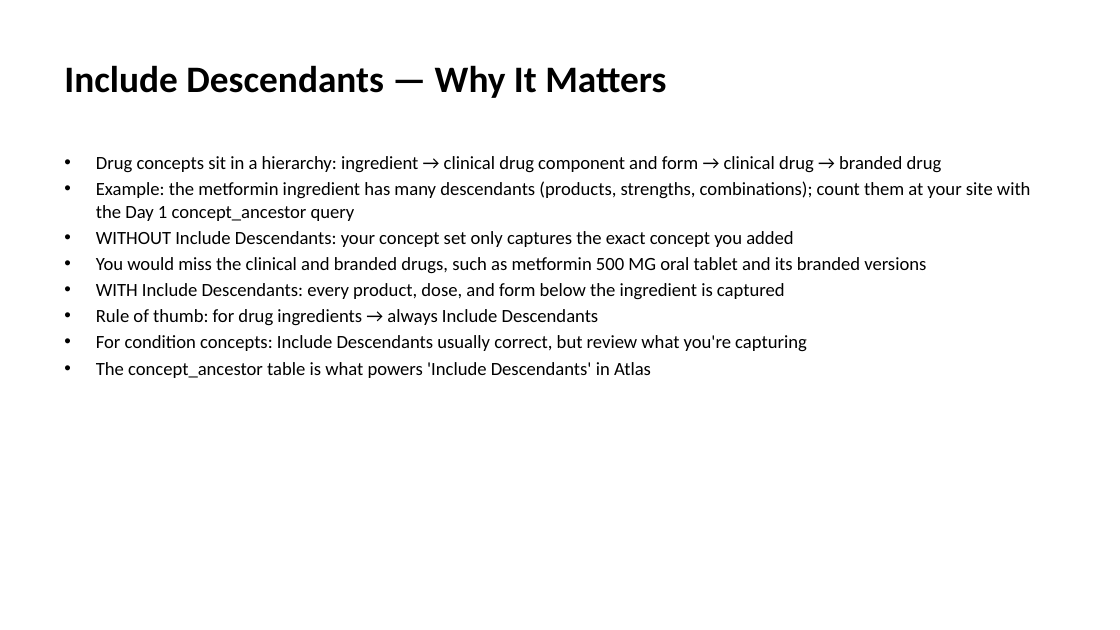
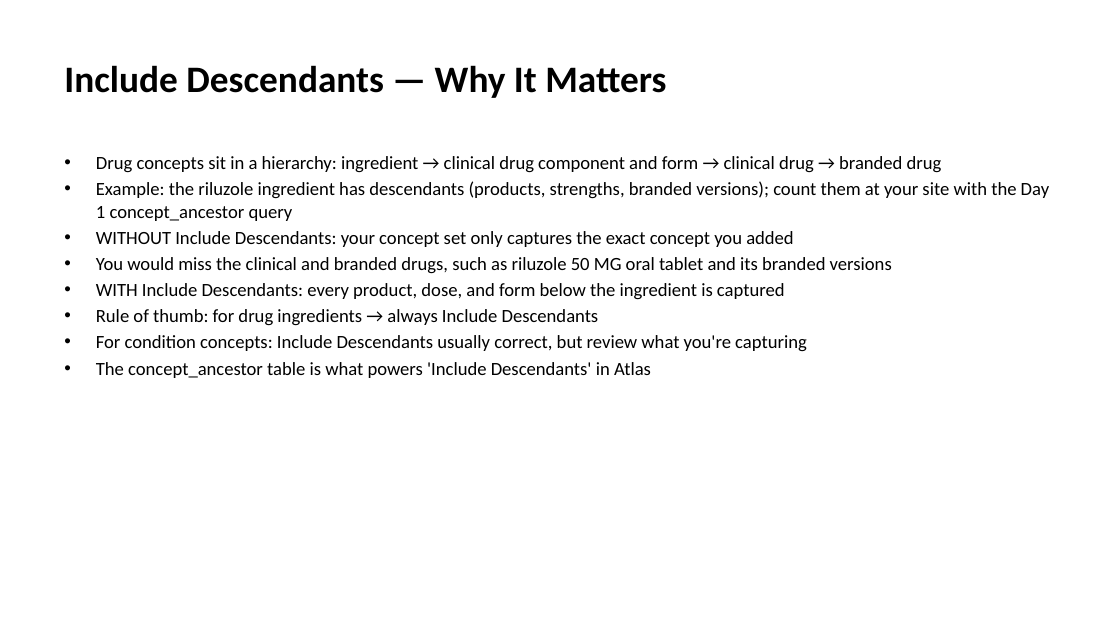
Before and after one commit to ALSTDI/ALS-RWE, a slide deck: slide 17 of docs/free-rwe-resources/train-the-trainer/training/day-02-vocab-dqd/kit/Instructor-Deck-with-Notes.pptx. Drawn at 1120x630 pixels with LibreOffice and Linux fonts; fonts in the diff are those of the drawing. Boxes give left, top, right and bottom in pixels: in the first picture for what was removed or moved away, otherwise in the second. Text is boxed around its words. In the diff, an @@ line names an element or a change of style, - is before the commit and + after.

```diff
--- a/docs/free-rwe-resources/train-the-trainer/training/day-02-vocab-dqd/kit/Instructor-Deck-with-Notes.pptx
+++ b/docs/free-rwe-resources/train-the-trainer/training/day-02-vocab-dqd/kit/Instructor-Deck-with-Notes.pptx
@@ text at (96, 181, 1049, 221): text changed @@
-• Example: the metformin ingredient has many descendants (products, strengths, combinations); count them at your site with the Day 1 concept_ancestor query
+• Example: the riluzole ingredient has descendants (products, strengths, branded versions); count them at your site with the Day 1 concept_ancestor query
@@ text at (96, 257, 892, 274): text changed @@
-• You would miss the clinical and branded drugs, such as metformin 500 MG oral tablet and its branded versions
+• You would miss the clinical and branded drugs, such as riluzole 50 MG oral tablet and its branded versions
```
Also in this commit, not shown: 5 other slides changed, 59 other files.
